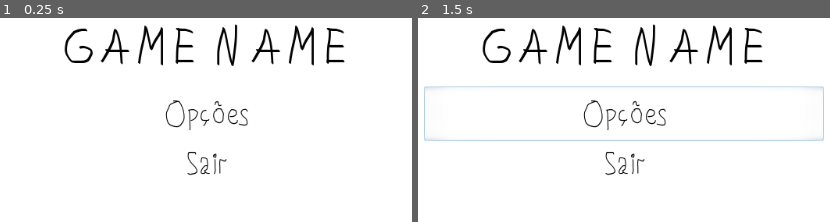
Above: before the commit, frames 1-2 (left to right).
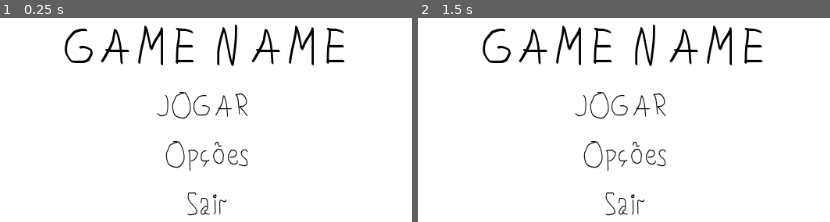
Above: after the commit, the same moments.

Repository: Tsumefuy/project-gamejam
Game: Godot game, scene res://Menu.tscn
Same seed, same stepped clock (60 frames per second), same inputs: the game is played once before the commit and once after it.
Inputs (mouse positions are in pixels of both pictures, inside the frame that each line leads up to):
- Up to frame 1 (0.25 s): no input
- Up to frame 2 (1.5 s): click (624, 105) at 0.5 s, where only the run after the commit has a clickable "JOGAR"; click (624, 105) at 1.25 s, where only the run after the commit has a clickable "JOGAR"

The runs differ from the first frame. In frame 1, 2.2% of the frame differs, in the area x 38-61%, y 36-98%; in frame 2, 3.4%, in the area x 1-99%, y 33-98%.

Commit message:
Ajustes menu

Diff:
--- a/Menu.tscn
+++ b/Menu.tscn
@@ -1,9 +1,13 @@
-[gd_scene load_steps=5 format=2]
+[gd_scene load_steps=6 format=2]
 
 [ext_resource path="res://Fonts/FirstTimeWriting.ttf" type="DynamicFontData" id=2]
 
 [sub_resource type="DynamicFont" id=1]
 size = 60
+font_data = ExtResource( 2 )
+
+[sub_resource type="DynamicFont" id=5]
+size = 36
 font_data = ExtResource( 2 )
 
 [sub_resource type="DynamicFont" id=3]
@@ -49,31 +53,50 @@
 [node name="HContainer" type="VBoxContainer" parent="VBoxContainer"]
 margin_top = 104.0
 margin_right = 512.0
-margin_bottom = 226.0
+margin_bottom = 278.0
 alignment = 1
 
+[node name="Button" type="Button" parent="VBoxContainer/HContainer"]
+margin_right = 512.0
+margin_bottom = 48.0
+focus_mode = 0
+custom_colors/font_color_disabled = Color( 0, 0, 0, 1 )
+custom_colors/font_color_focus = Color( 0, 0, 0, 1 )
+custom_colors/font_color = Color( 0, 0, 0, 1 )
+custom_colors/font_color_hover = Color( 0, 0, 0, 1 )
+custom_colors/font_color_pressed = Color( 0, 0, 0, 1 )
+custom_fonts/font = SubResource( 5 )
+enabled_focus_mode = 0
+text = "JOGAR"
+flat = true
+
 [node name="Opções" type="Button" parent="VBoxContainer/HContainer"]
+margin_top = 52.0
 margin_right = 512.0
-margin_bottom = 70.0
+margin_bottom = 122.0
 rect_min_size = Vector2( 0, 70 )
+focus_mode = 0
 custom_colors/font_color_disabled = Color( 0, 0, 0, 1 )
 custom_colors/font_color_focus = Color( 0, 0, 0, 1 )
 custom_colors/font_color = Color( 0, 0, 0, 1 )
 custom_colors/font_color_hover = Color( 0, 0, 0, 1 )
 custom_colors/font_color_pressed = Color( 0, 0, 0, 1 )
 custom_fonts/font = SubResource( 3 )
+enabled_focus_mode = 0
 text = "Opções"
 flat = true
 
 [node name="Sair" type="Button" parent="VBoxContainer/HContainer"]
-margin_top = 74.0
+margin_top = 126.0
 margin_right = 512.0
-margin_bottom = 122.0
+margin_bottom = 174.0
+focus_mode = 0
 custom_colors/font_color_disabled = Color( 0, 0, 0, 1 )
 custom_colors/font_color_focus = Color( 0, 0, 0, 1 )
 custom_colors/font_color = Color( 0, 0, 0, 1 )
 custom_colors/font_color_hover = Color( 0, 0, 0, 1 )
 custom_colors/font_color_pressed = Color( 0, 0, 0, 1 )
 custom_fonts/font = SubResource( 4 )
+enabled_focus_mode = 0
 text = "Sair"
 flat = true
